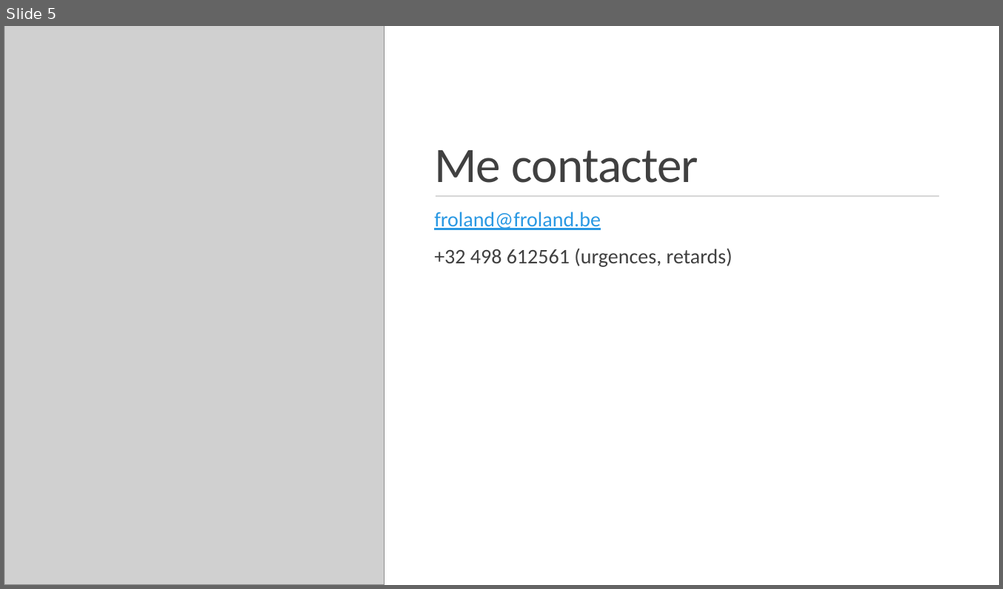
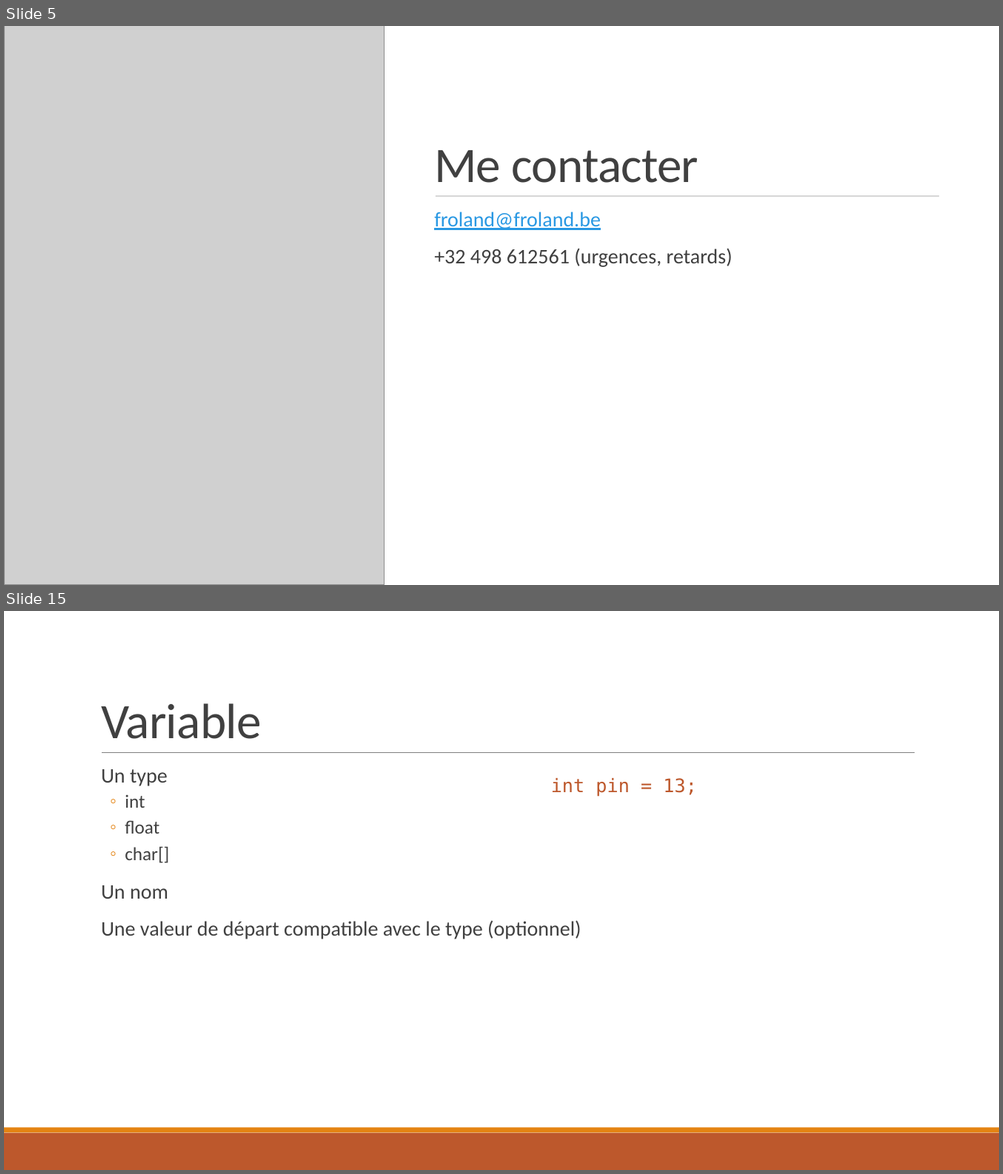
Before and after one commit to froland/cursus-iot-3days, a slide deck: Objets connectés.pptx. Shown one above the other, each under a label of ours: slide 5 before the commit, slides 5 and 15 after it; the slides between them are not shown. The pictures are 1003x589 and 1003x1174 pixels, drawn with LibreOffice and Linux fonts; fonts in the diff are those of the drawing; grey boxes stand for pictures. Boxes give left, top, right and bottom in pixels: in the first picture for what was removed or moved away, otherwise in the second. Text is boxed around its words. In the diff, an @@ line names an element or a change of style, - is before the commit and + after.

```diff
--- a/Objets connectés.pptx
+++ b/Objets connectés.pptx
@@ slide 15 added at (4,611,999,1170), background #FFFFFF; not listed: 2 template elements that a slide beside it also shows @@
@@ title added at (101,703,262,739), 48 pt, text #404040 @@
+Variable
@@ line added from (102, 753) to (915, 753), #808080 0.5 pt @@
@@ text added at (101,769,581,940), 20 pt, text #404040 @@
+  Un type
+  ◦ int
+  ◦ float
+  ◦ char[]
+  Un nom
+  Une valeur de départ compatible avec le type (optionnel)
@@ text added at (551,778,697,797), 18 pt, text #BD582C @@
+int pin = 13;
```
Also in this commit, not shown: 1 slide changed, 16 other slides added, 2 other files.
